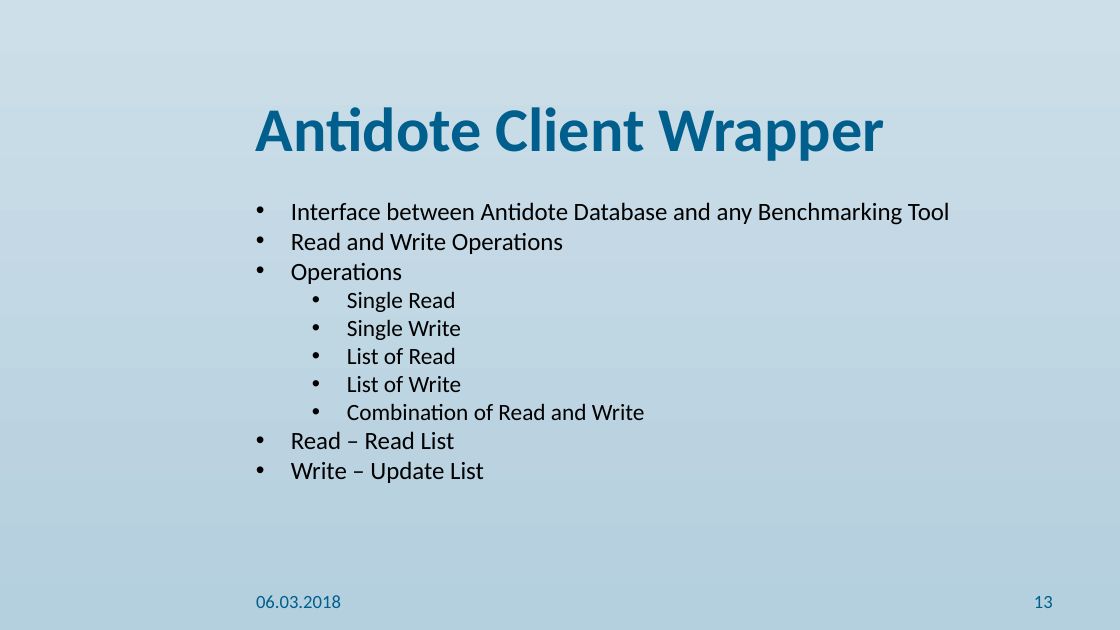
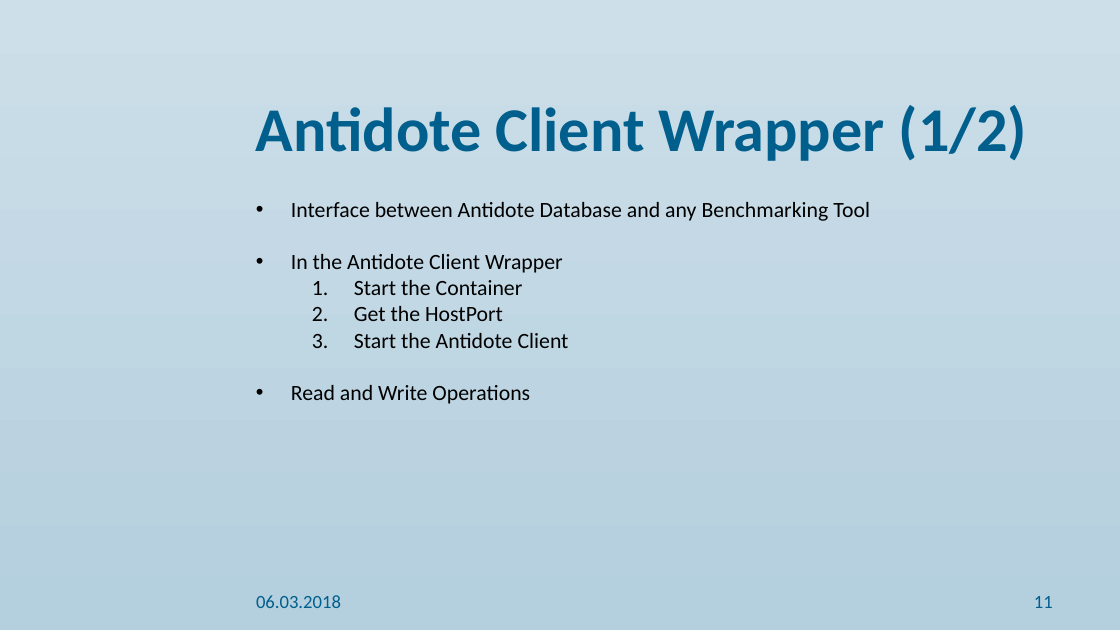
Before and after one commit to alkascaria/7_project4_antidote_benchmarks, a slide deck: slide 11 of Final Presentation/final presentation ppt.pptx (slide 13 before the commit). Drawn at 1120x630 pixels with LibreOffice and Linux fonts; fonts in the diff are those of the drawing; background and template pictures are left out. Boxes give left, top, right and bottom in pixels: in the first picture for what was removed or moved away, otherwise in the second. Text is boxed around its words. In the diff, an @@ line names an element or a change of style, - is before the commit and + after.

Commit message:
ppt

```diff
--- a/Final Presentation/final presentation ppt.pptx
+++ b/Final Presentation/final presentation ppt.pptx
@@ title at <box>256,105,1027,161</box>: text changed @@
-Antidote Client Wrapper
+Antidote Client Wrapper (1/2)
@@ subtitle at <box>291,202,870,404</box>: size 16 to 14 pt in "Interface between Antidote Database and any Benchmarking ...", "Read and Write Operations" @@
@@ subtitle at <box>291,254,569,348</box>: paragraphs added @@
+• In the Antidote Client Wrapper
+  1. Start the Container
+  2. Get the HostPort
+  3. Start the Antidote Client
@@ subtitle at <box>291,263,645,483</box>: paragraphs removed @@
-• Operations
-  • Single Read
-  • Single Write
-  • List of Read
-  • List of Write
-  • Combination of Read and Write
-• Read – Read List
-• Write – Update List
@@ page number at <box>1034,596,1053,608</box>: text changed @@
-13
+11
```
Also in this commit, not shown: 5 other slides changed, 1 slide added, 5 slides removed.
